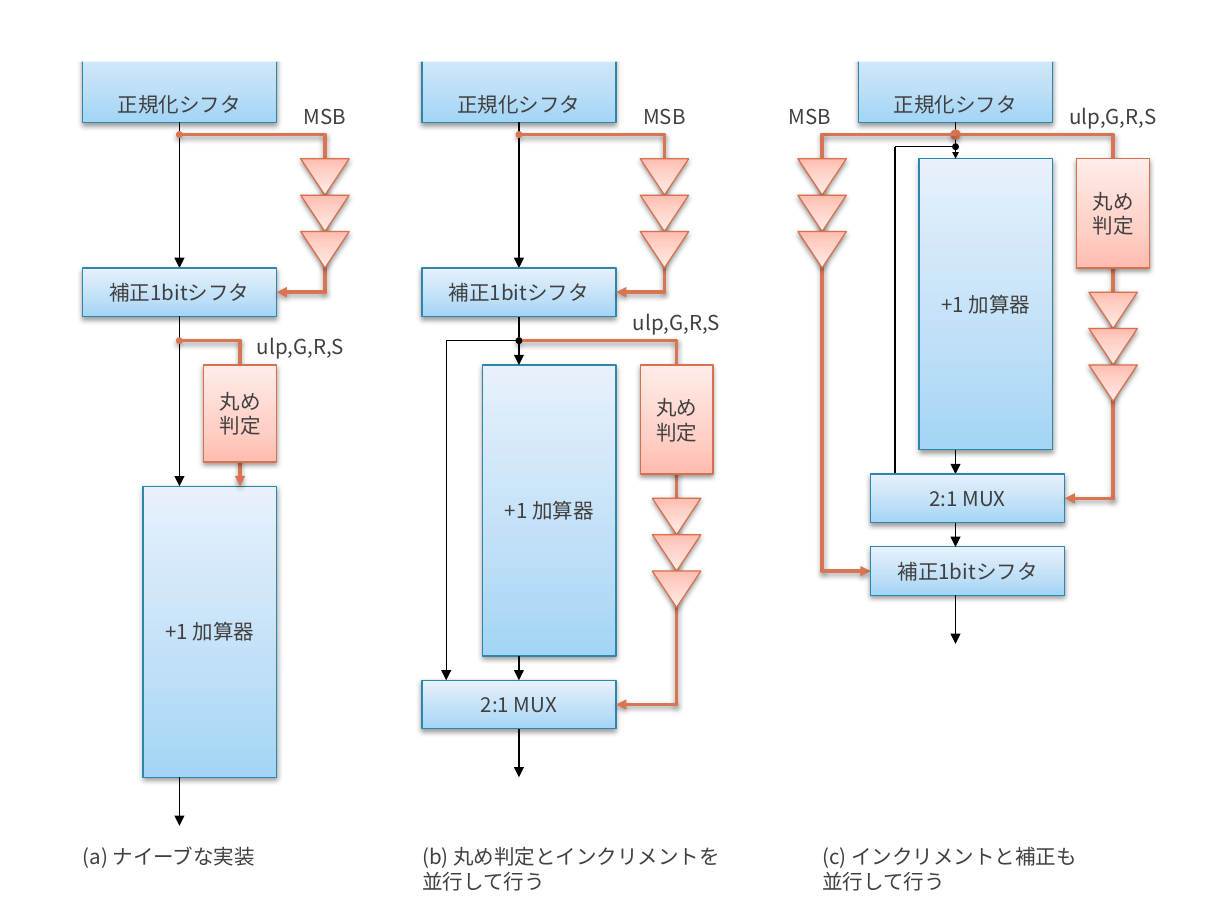
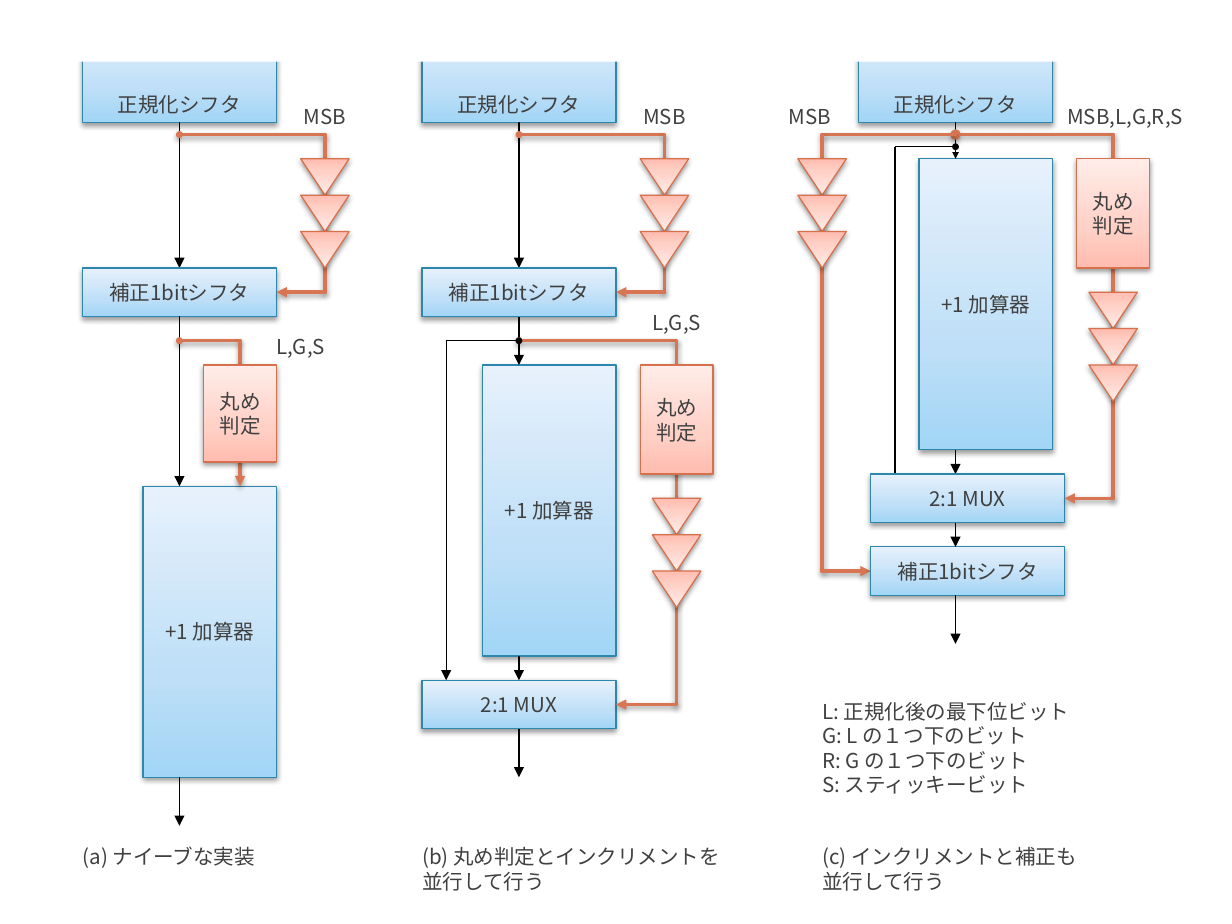
Before and after one commit to shioyadan/advanced-computer-organization, a slide deck: slide 30 of aco-shioya-appendix-fpu.pptx. Drawn at 1232x924 pixels with LibreOffice and Linux fonts; fonts in the diff are those of the drawing. Boxes give left, top, right and bottom in pixels: in the first picture for what was removed or moved away, otherwise in the second. Text is boxed around its words. In the diff, an @@ line names an element or a change of style, - is before the commit and + after.

```diff
--- a/aco-shioya-appendix-fpu.pptx
+++ b/aco-shioya-appendix-fpu.pptx
@@ text at (1067,108,1183,128): text changed @@
-ulp,G,R,S
+MSB,L,G,R,S
@@ text at (652,314,701,334): text changed @@
-ulp,G,R,S
+L,G,S
@@ text at (276,338,325,358): text changed @@
-ulp,G,R,S
+L,G,S
@@ text added at (822,702,1070,794), 12 pt, text #404040 @@
+L: 正規化後の最下位ビット
+G: L の１つ下のビット
+R: G の１つ下のビット
+S: スティッキービット
```
Also in this commit, not shown: 11 other slides changed.
